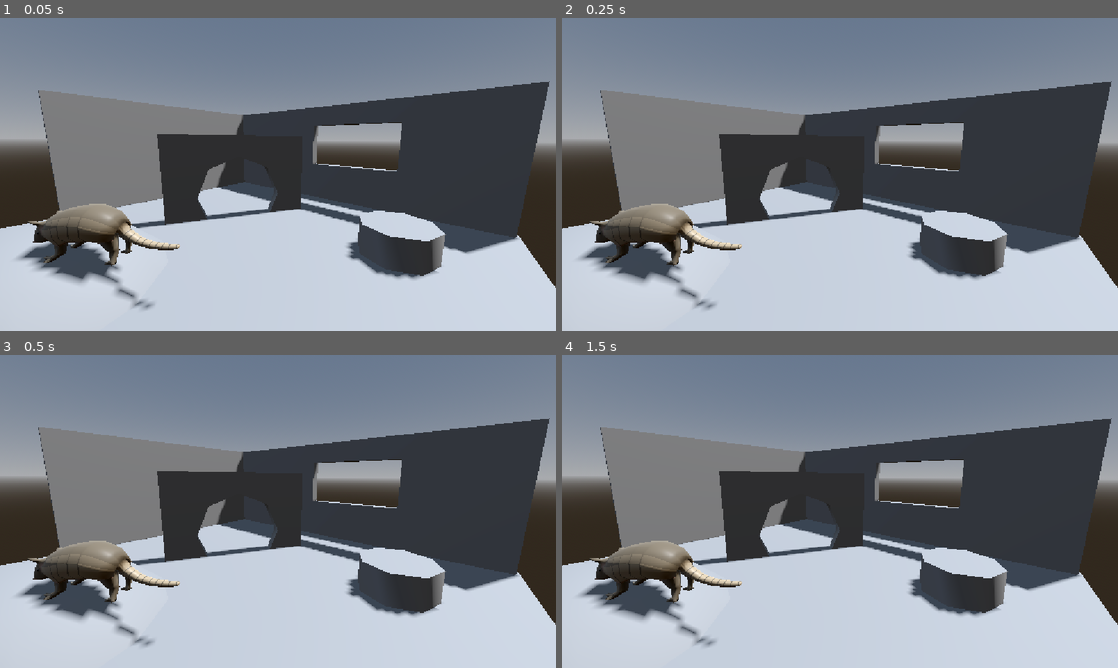
Above: before the commit, frames 1-4 (two rows, left to right).
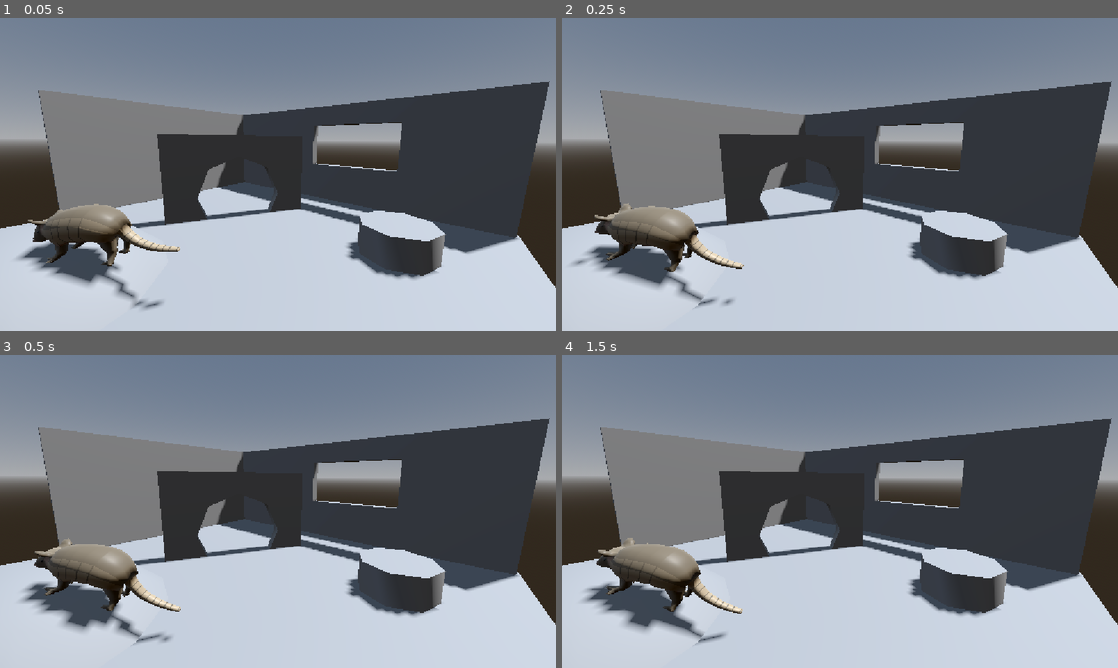
Above: after the commit, the same moments.

Repository: Aubrey-projects/Armadillo_Game
Game: Godot game, scene res://main.tscn
Two runs of this game, one before a commit and one after it. Both use one fixed random seed, a clock stepped at 60 frames per second and the inputs below.
Inputs:
- Up to frame 1 (0.05 s): no input
- Up to frame 2 (0.25 s): no input
- Up to frame 3 (0.5 s): no input
- Up to frame 4 (1.5 s): tap Enter at 1.25 s

The runs differ from the first frame. In frame 1, 0.7% of the frame differs, in the area x 5-33%, y 59-93%; in frame 2, 2.2%; in frame 3, 2.9%; in frame 4, 3.0%, in the area x 3-33%, y 58-94%.

Commit message:
Created a script to make the armadillo's body rotate and move according to the ground below it.

Diff:
--- a/armadillo-game/armadillo/IKArmadillo.tscn
+++ b/armadillo-game/armadillo/IKArmadillo.tscn
@@ -1,6 +1,7 @@
 [gd_scene format=3 uid="uid://31v4yrvkqb68"]
 
 [ext_resource type="PackedScene" uid="uid://dejml4wfiptrb" path="res://assets/models/armadillo.glb" id="1_ohrsk"]
+[ext_resource type="Script" uid="uid://bvub8wxi3ko17" path="res://armadillo/ik_armadillo.gd" id="2_wn8w5"]
 
 [sub_resource type="JointLimitationCone3D" id="JointLimitationCone3D_ro1d4"]
 angle = 3.1415927
@@ -42,11 +43,12 @@
 angle = 3.1415927
 
 [node name="IKArmadillo" unique_id=1756932102 instance=ExtResource("1_ohrsk")]
+script = ExtResource("2_wn8w5")
 
 [node name="FrontLeft" type="CCDIK3D" parent="Armature/Skeleton3D" parent_id_path=PackedInt32Array(1177091727) index="1" unique_id=1634764570]
 deterministic = true
 setting_count = 1
-settings/0/target_node = NodePath("../../FrontLeftMarker")
+settings/0/target_node = NodePath("../../../LegControllers/FrontLeft/FrontLeftTarget")
 settings/0/root_bone_name = "RootFrontLeft.L"
 settings/0/root_bone = 9
 settings/0/end_bone_name = "EndFrontLeft.L"
@@ -71,7 +73,7 @@
 [node name="FrontRight" type="CCDIK3D" parent="Armature/Skeleton3D" parent_id_path=PackedInt32Array(1177091727) index="2" unique_id=1289656980]
 deterministic = true
 setting_count = 1
-settings/0/target_node = NodePath("../../FrontRightMarker")
+settings/0/target_node = NodePath("../../../LegControllers/FrontRight/FrontRightTarget")
 settings/0/root_bone_name = "RootFrontRight.R"
 settings/0/root_bone = 18
 settings/0/end_bone_name = "EndFrontRight.R"
@@ -96,7 +98,7 @@
 [node name="BackLeft" type="CCDIK3D" parent="Armature/Skeleton3D" parent_id_path=PackedInt32Array(1177091727) index="3" unique_id=1368260677]
 deterministic = true
 setting_count = 1
-settings/0/target_node = NodePath("../../BackLeftMarker")
+settings/0/target_node = NodePath("../../../LegControllers/BackLeft/BackLeftTarget")
 settings/0/root_bone_name = "RootBackLeft.L"
 settings/0/root_bone = 27
 settings/0/end_bone_name = "EndBackLeft.L"
@@ -121,7 +123,7 @@
 [node name="BackRight" type="CCDIK3D" parent="Armature/Skeleton3D" parent_id_path=PackedInt32Array(1177091727) index="4" unique_id=1253941661]
 deterministic = true
 setting_count = 1
-settings/0/target_node = NodePath("../../BackRightMarker")
+settings/0/target_node = NodePath("../../../LegControllers/BackRight/BackRightTarget")
 settings/0/root_bone_name = "RootBackRight.R"
 settings/0/root_bone = 45
 settings/0/end_bone_name = "EndBackRight.R"
@@ -159,17 +161,39 @@
 settings/0/joints/1/rotation_axis = 3
 settings/0/joints/1/limitation = null
 
-[node name="FrontLeftMarker" type="Marker3D" parent="Armature" parent_id_path=PackedInt32Array(35795838) index="1" unique_id=673223275]
-transform = Transform3D(1, 0, 0, 0, 1, 0, 0, 0, 1, 0.1, 0, 0.39999998)
+[node name="HeadMarker" type="Marker3D" parent="Armature" parent_id_path=PackedInt32Array(35795838) index="1" unique_id=1516089851]
+transform = Transform3D(1, 0, 0, 0, 1, 0, 0, 0, 1, 0, 0.3, 0.7)
 
-[node name="FrontRightMarker" type="Marker3D" parent="Armature" parent_id_path=PackedInt32Array(35795838) index="2" unique_id=1993158150]
-transform = Transform3D(1, 0, 0, 0, 1, 0, 0, 0, 1, -0.1, 0, 0.4)
+[node name="LegControllers" type="Node3D" parent="." index="1" unique_id=2107033505]
 
-[node name="BackLeftMarker" type="Marker3D" parent="Armature" parent_id_path=PackedInt32Array(35795838) index="3" unique_id=1288099046]
-transform = Transform3D(1, 0, 0, 0, 1, 0, 0, 0, 1, 0.1, 0, -0.3)
+[node name="FrontLeft" type="Node3D" parent="LegControllers" index="0" unique_id=203611290]
 
-[node name="BackRightMarker" type="Marker3D" parent="Armature" parent_id_path=PackedInt32Array(35795838) index="4" unique_id=154616327]
-transform = Transform3D(1, 0, 0, 0, 1, 0, 0, 0, 1, -0.1, 0, -0.3)
+[node name="GroundRay" type="RayCast3D" parent="LegControllers/FrontLeft" index="0" unique_id=1587020557]
+transform = Transform3D(1, 0, 0, 0, 1, 0, 0, 0, 1, 0.1, 0.4, 0.3)
 
-[node name="HeadMarker" type="Marker3D" parent="Armature" parent_id_path=PackedInt32Array(35795838) index="5" unique_id=1516089851]
-transform = Transform3D(1, 0, 0, 0, 1, 0, 0, 0, 1, 0, 0.3, 0.7)
+[node name="FrontLeftTarget" type="Marker3D" parent="LegControllers/FrontLeft" index="1" unique_id=673223275]
+transform = Transform3D(1, 0, 0, 0, 1, 0, 0, 0, 1, 0.1, 0, 0.29999998)
+
+[node name="FrontRight" type="Node3D" parent="LegControllers" index="1" unique_id=526031371]
+
+[node name="GroundRay" type="RayCast3D" parent="LegControllers/FrontRight" index="0" unique_id=2023568159]
+transform = Transform3D(1, 0, 0, 0, 1, 0, 0, 0, 1, -0.10000001, 0.4, 0.3)
+
+[node name="FrontRightTarget" type="Marker3D" parent="LegControllers/FrontRight" index="1" unique_id=1993158150]
+transform = Transform3D(1, 0, 0, 0, 1, 0, 0, 0, 1, -0.1, 0, 0.3)
+
+[node name="BackLeft" type="Node3D" parent="LegControllers" index="2" unique_id=1754944045]
+
+[node name="GroundRay" type="RayCast3D" parent="LegControllers/BackLeft" index="0" unique_id=1792535247]
+transform = Transform3D(1, 0, 0, 0, 1, 0, 0, 0, 1, 0.1, 0.4, -0.20000002)
+
+[node name="BackLeftTarget" type="Marker3D" parent="LegControllers/BackLeft" index="1" unique_id=1288099046]
+transform = Transform3D(1, 0, 0, 0, 1, 0, 0, 0, 1, 0.1, 0, -0.20000002)
+
+[node name="BackRight" type="Node3D" parent="LegControllers" index="3" unique_id=1547788476]
+
+[node name="GroundRay" type="RayCast3D" parent="LegControllers/BackRight" index="0" unique_id=901093644]
+transform = Transform3D(1, 0, 0, 0, 1, 0, 0, 0, 1, -0.1, 0.4, -0.2)
+
+[node name="BackRightTarget" type="Marker3D" parent="LegControllers/BackRight" index="1" unique_id=154616327]
+transform = Transform3D(1, 0, 0, 0, 1, 0, 0, 0, 1, -0.1, 0, -0.20000002)
--- /dev/null
+++ b/armadillo-game/armadillo/ik_armadillo.gd
@@ -0,0 +1,79 @@
+extends Node3D
+class_name Armadillo
+
+# Inspector variables
+@export var ground_align_speed: float = 5.0
+@export var ground_offset: float = 0.1
+
+# Ray references
+@onready var front_left_ray: RayCast3D = $LegControllers/FrontLeft/GroundRay
+@onready var front_right_ray: RayCast3D = $LegControllers/FrontRight/GroundRay
+@onready var back_left_ray: RayCast3D = $LegControllers/BackLeft/GroundRay
+@onready var back_right_ray: RayCast3D = $LegControllers/BackRight/GroundRay
+
+# Target references
+@onready var front_left_target: Marker3D = $LegControllers/FrontLeft/FrontLeftTarget
+@onready var front_right_target: Marker3D = $LegControllers/FrontRight/FrontRightTarget
+@onready var back_left_target: Marker3D = $LegControllers/BackLeft/BackLeftTarget
+@onready var back_right_target: Marker3D = $LegControllers/BackRight/BackRightTarget
+
+func _physics_process(delta: float) -> void:
+	# If the armadillo is above ground
+	if front_left_ray.is_colliding() and front_right_ray.is_colliding() \
+	and back_left_ray.is_colliding() and back_right_ray.is_colliding():
+
+		# Gets the points the armadillo's legs hit the ground
+		var front_left_hit = front_left_ray.get_collision_point()
+		var front_right_hit = front_right_ray.get_collision_point()
+		var back_left_hit = back_left_ray.get_collision_point()
+		var back_right_hit = back_right_ray.get_collision_point()
+
+		# Gets the normals of the ground below the armadillo's legs
+		var front_left_hit_normal = front_left_ray.get_collision_normal()
+		var front_right_hit_normal = front_right_ray.get_collision_normal()
+		var back_left_hit_normal = back_left_ray.get_collision_normal()
+		var back_right_hit_normal = front_left_ray.get_collision_normal()
+
+		# Averages those normals
+		var average_normal = (front_left_hit_normal + front_right_hit_normal \
+		+ back_left_hit_normal + back_right_hit_normal).normalized()
+
+		# Gets the desired orientation for the armadillo based upon the normals of the ground
+		var target_basis = _basis_from_normal(average_normal)
+
+		# Converts to quaternions
+		var current_quaternion = transform.basis.orthonormalized().get_rotation_quaternion()
+		var desired_quaternion = target_basis.get_rotation_quaternion()
+
+		# Rotates the armadillo
+		transform.basis = Basis(current_quaternion.slerp(desired_quaternion, ground_align_speed * delta))
+
+		# Gets the average point of all four feet
+		var average_point = (front_left_hit + front_right_hit \
+		+ back_left_hit + back_right_hit) / 4.0
+
+		# Gets the desired position for the armadillo and the height difference between that and the ground
+		var target_position = average_point + average_normal * ground_offset
+		var height_difference = average_normal.dot(target_position - global_position)
+
+		# Moves the armadillo up from the slope of the ground
+		position += average_normal * height_difference * ground_align_speed * delta
+
+		# Rotates the CCDIK3D's target to match the ground's normal
+		front_left_target.global_basis = _basis_from_normal(front_left_hit_normal)
+		front_right_target.global_basis = _basis_from_normal(front_right_hit_normal)
+		back_left_target.global_basis = _basis_from_normal(back_left_hit_normal)
+		back_right_target.global_basis = _basis_from_normal(back_right_hit_normal)
+
+
+# Function to switch the ground's normal to the basis for an object
+func _basis_from_normal(normal: Vector3) -> Basis:
+	var result = Basis()
+
+	result.y = normal
+	result.x = normal.cross(transform.basis.z)
+	result.z = transform.basis.x.cross(normal)
+
+	result = result.orthonormalized()
+
+	return result
Not shown, added: armadillo-game/armadillo/ik_armadillo.gd.uid
